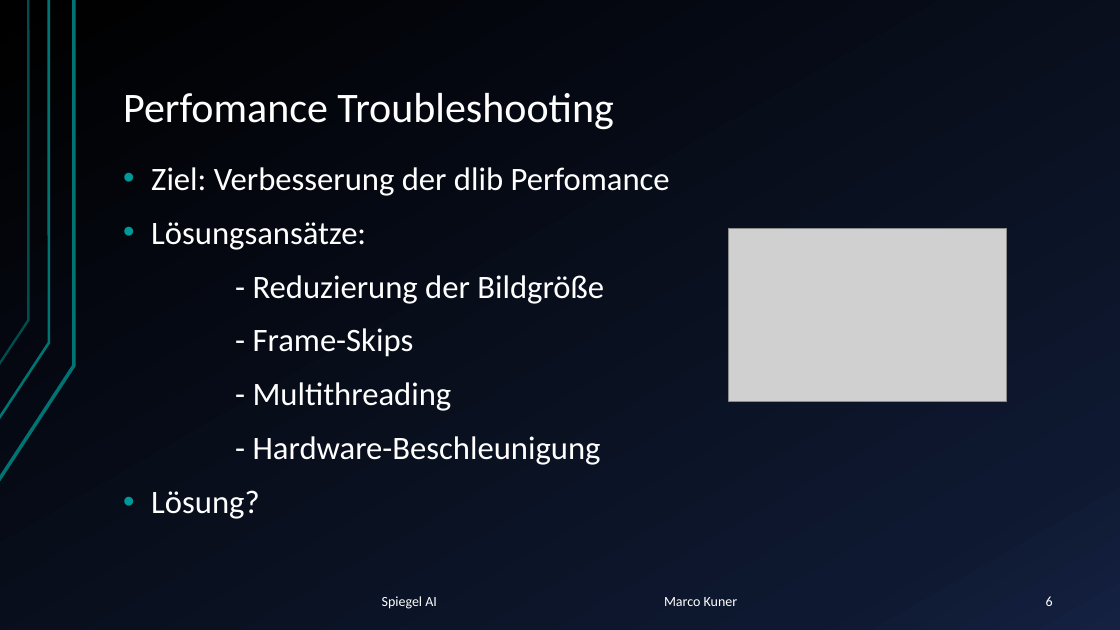
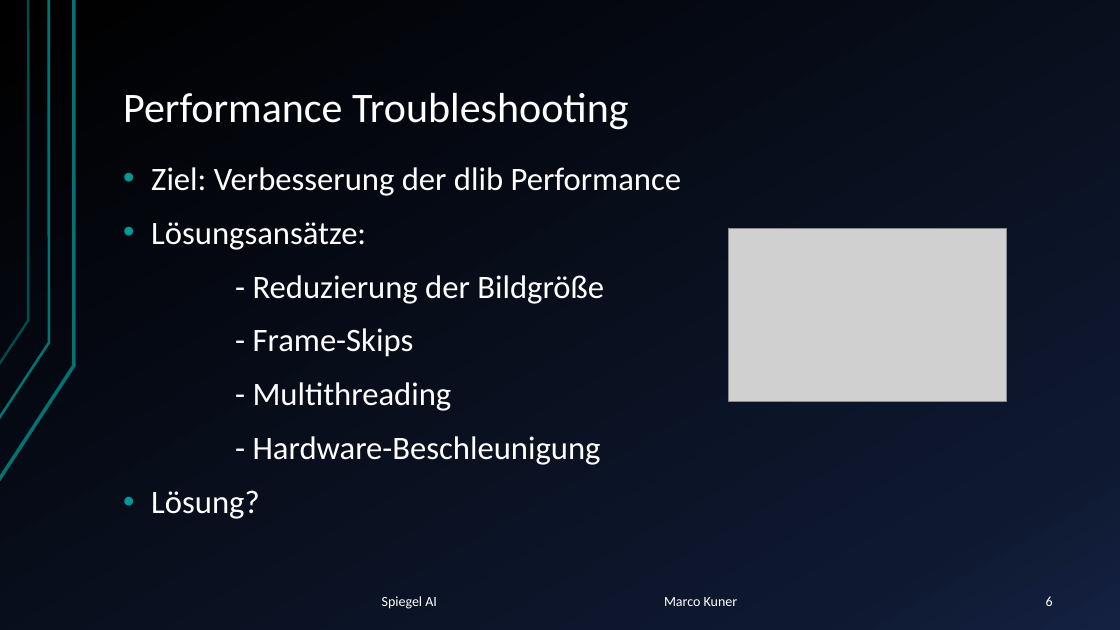
Before and after one commit to NightPic/Spiegel-AI, a slide deck: slide 6 of documentation/dt_g5_spiegel_ai_praesentation_kuner.pptx. Drawn at 1120x630 pixels with LibreOffice and Linux fonts; fonts in the diff are those of the drawing; grey boxes stand for pictures. Boxes give left, top, right and bottom in pixels: in the first picture for what was removed or moved away, otherwise in the second. Text is boxed around its words. In the diff, an @@ line names an element or a change of style, - is before the commit and + after.

Commit message:
Präsentation Marco Kuner Rechtschreibfehler gefixt lol

```diff
--- a/documentation/dt_g5_spiegel_ai_praesentation_kuner.pptx
+++ b/documentation/dt_g5_spiegel_ai_praesentation_kuner.pptx
@@ title at bbox=[123, 93, 629, 130]: text changed @@
-Perfomance Troubleshooting
+Performance Troubleshooting
@@ text at bbox=[151, 167, 682, 196]: text changed @@
-• Ziel: Verbesserung der dlib Perfomance
+• Ziel: Verbesserung der dlib Performance
```
Also in this commit, not shown: 1 other file.
